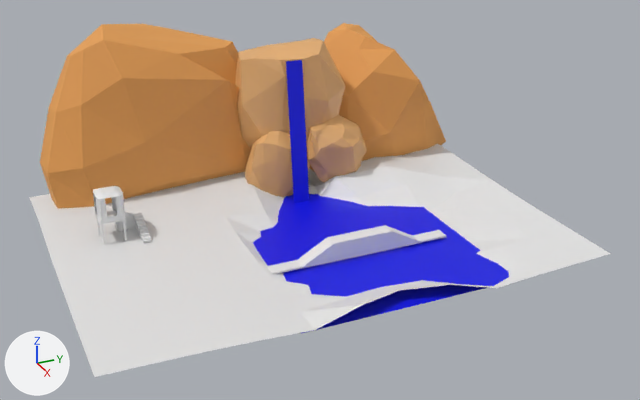
The Blender file WIP Blender/WIP Levels/Riverbed/Riverbed._Experiment.blend as it was, and as the next commit left it.
The view is the same before and after, from a 50 mm lens placed at (103.2, -43.7, 54.2), pointed at (-0.4, 3.0, 2.4). The axes (+X, +Y, +Z) are drawn at lower left. The lights are the same throughout. The first picture is the older version. Objects named as collision shapes, trigger or cutter boxes, shadow casters or lower levels of detail are left out.

Objects in the first picture: 'Bridge', 'Foundation', 'Hills', 'Riverbed', 'Stairway', 'Tower', 'Tower Walkway', 'Water', 'Waterfall'.
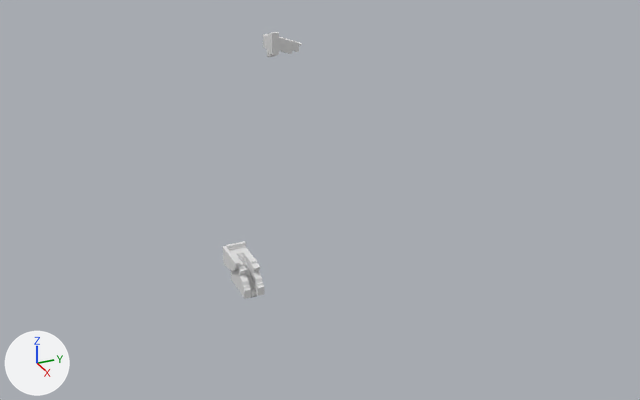
Diff of the bpy script that builds the scene:
```diff
--- a/WIP Blender/WIP Levels/Riverbed/Riverbed._Experiment.blend.py
+++ b/WIP Blender/WIP Levels/Riverbed/Riverbed._Experiment.blend.py
@@ me_plane @@
 me_plane.from_pydata(...)  # 144 vertices, 121 faces; spans x -1.01..1.0, y -1.0..1.01, z -0.28..0.07
 # used by ob_riverbed; location = (0.4, -0.2, -0.2); scale = (24.3, 33.6, 24.3)
 # before: 106 (0.27, -0.45, -0.02) at pixel (213, 269), 107 (0.28, -0.27, -0.04) at pixel (258, 262), 116 (0.46, -0.45, -0.03) at pixel (224, 285), 118 (0.59, -0.01, -0.15), 126 (0.64, -0.45, -0.03) at pixel (237, 303)
-me_plane.vertices[117].co = (0.46, -0.26, -0.05)  # pixel (272, 278)
-me_plane.vertices[127].co = (0.64, -0.26, -0.05)  # pixel (286, 295)
-me_plane.vertices[112].co = (0.26, 0.62, -0.08)  # pixel (452, 226)
-me_plane.vertices[113].co = (0.27, 0.81, -0.05)  # pixel (491, 215)
-me_plane.vertices[122].co = (0.45, 0.64, -0.09)  # pixel (473, 241)
-me_plane.vertices[123].co = (0.46, 0.82, -0.04)  # pixel (512, 225)
+# me_plane part 1
+for i in [106, 107, 116, 118, 126]: me_plane.vertices[i].co += Vector((0.0, 0.0, 0.01))
+me_plane.vertices[117].co = (0.46, -0.25, -0.02)
+me_plane.vertices[127].co = (0.64, -0.25, -0.03)
+# me_plane part 2
+me_plane.vertices[112].co = (0.26, 0.62, -0.07)
+me_plane.vertices[113].co = (0.27, 0.81, -0.04)
+me_plane.vertices[122].co = (0.45, 0.63, -0.06)
+me_plane.vertices[123].co = (0.46, 0.82, -0.02)
@@ me_cube @@
+me_cube.from_pydata(...)  # 262 vertices, 143 faces; spans x -1.2..2.16, y -0.1..1.39, z -1.0..1.16
@@ ob_stairway @@
-ob_stairway = bpy.data.objects.new('Stairway', me_cube_006)
-ob_stairway.location = (-11.8, -26.1, 4.9)
-ob_stairway.rotation_euler = (0.0, 0.0, -1.571)  # degrees (0, 0, -90)
-ob_stairway.scale = (0.296, 0.296, 0.296)
+ob_stairway = bpy.data.objects.new('Stairway', me_cube)
+ob_stairway.location = (10.9, -14.2, 0.8)
+ob_stairway.scale = (1.99, 1.99, 1.99)
@@ ob_riverbed @@
 ob_riverbed.scale = (24.3, 33.6, 24.3)
+ob_riverbed.hide_set(True)  # its collection is switched off
@@ ob_water @@
 ob_water.scale = (23.0, 15.1, 14.5)
+ob_water.hide_set(True)  # its collection is switched off
@@ ob_waterfall @@
 ob_waterfall.scale = (1.26, 11.8, 0.974)
+ob_waterfall.hide_set(True)  # its collection is switched off
@@ ob_foundation @@
 ob_foundation.scale = (4.18, 4.18, 4.18)
+ob_foundation.hide_set(True)
@@ ob_hills @@
 ob_hills.scale = (8.57, 8.57, 8.57)
+ob_hills.hide_set(True)  # its collection is switched off
@@ ob_bridge @@
-ob_bridge = bpy.data.objects.new('Bridge', me_cube_004)
-ob_bridge.location = (9.2, -7.5, -0.5)
@@ ob_tower @@
 ob_tower = bpy.data.objects.new('Tower', me_cube_001)
-ob_tower.location = (-4.5, -23.8, -0.5)
+ob_tower.location = (-20.2, 7.9, 18.3)
+ob_tower.rotation_euler = (0.0, 0.0, 1.589)  # degrees (0, 0, 91)
 ob_tower.scale = (0.12, 0.12, 0.12)
+ob_tower.hide_set(True)  # its collection is switched off
@@ ob_tower_walkway @@
 ob_tower_walkway = bpy.data.objects.new('Tower Walkway', me_plane_003)
-ob_tower_walkway.location = (-8.1, -25.1, 2.8)
+ob_tower_walkway.location = (-18.8, 4.2, 21.7)
+ob_tower_walkway.rotation_euler = (0.0, 0.0, 1.589)  # degrees (0, 0, 91)
+ob_tower_walkway.hide_set(True)  # its collection is switched off
@@ ob_stairway__col @@
+ob_stairway__col = bpy.data.objects.new('Stairway -col', me_cube_006)
+ob_stairway__col.location = (-17.8, 0.6, 23.7)
+ob_stairway__col.rotation_euler = (0.0, 0.0, 0.0182)  # degrees (0, 0, 1)
+ob_stairway__col.scale = (0.296, 0.296, 0.296)
```

Pixel boxes [x1, y1, x2, y2] of what changed, in the pictures (640 x 400 px; the box of a moved part takes in the faces that stretch with it):
'Riverbed', hidden
    before: [29, 144, 611, 377]
'Hills', hidden (orange)
    before: [40, 23, 446, 209]
'Water', hidden (blue)
    before: [253, 194, 509, 334]
'Foundation', hidden (orange)
    before: [235, 38, 367, 197]
'Bridge', deleted
    before: [267, 225, 447, 274]
'Waterfall', hidden (blue)
    before: [286, 60, 309, 203]
'Stairway', reshaped, moved, rescaled, turned
    before: [115, 209, 152, 243]
    after: [223, 241, 264, 299]
'Tower', hidden
    before: [93, 186, 127, 245]
'Stairway -col', added
    after: [263, 32, 302, 57]
'Tower Walkway', hidden (mostly hidden)
    before: [106, 207, 113, 212]
part 1 of me_plane, moved or reshaped (not visible afterwards)
    before: [156, 247, 346, 331]
part 2 of me_plane, moved or reshaped (not visible afterwards)
    before: [433, 192, 568, 253]
